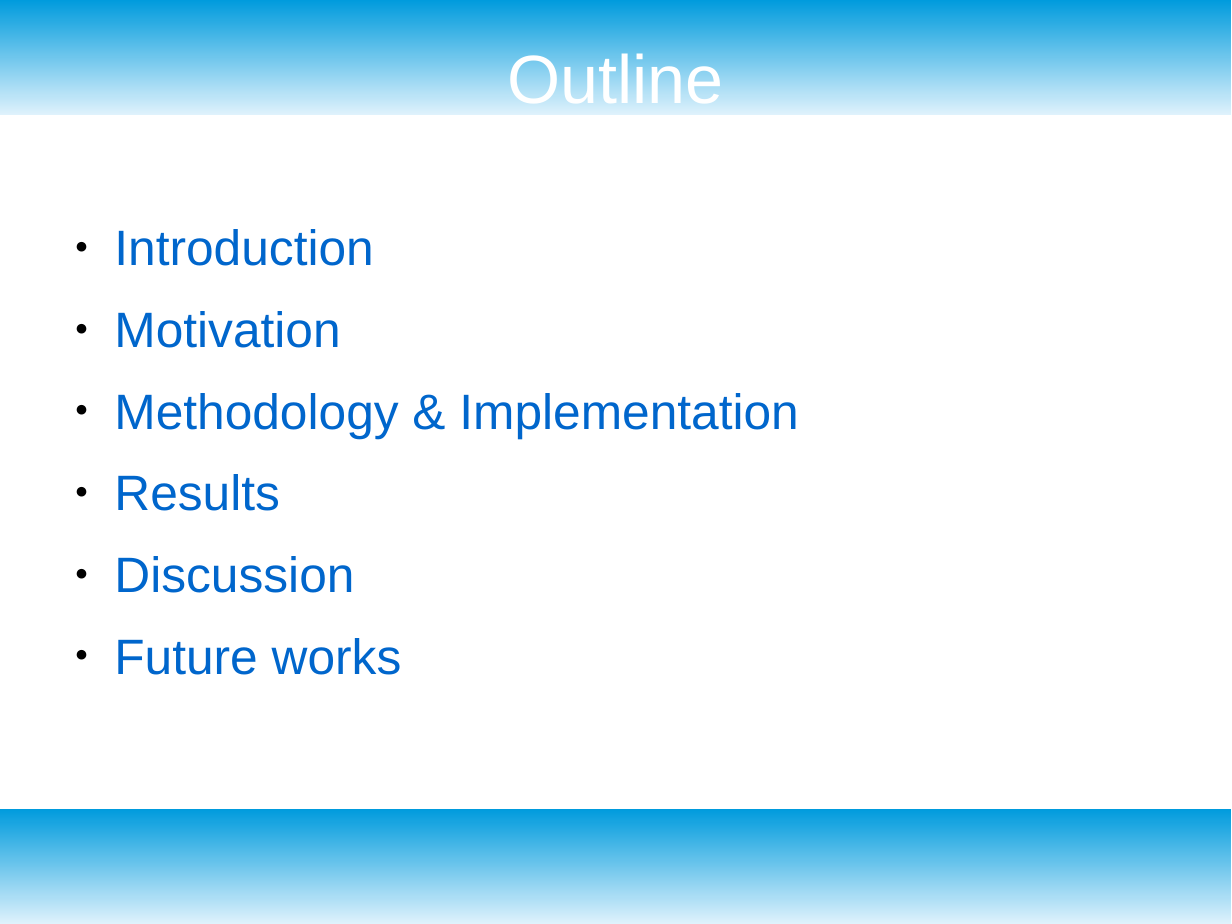
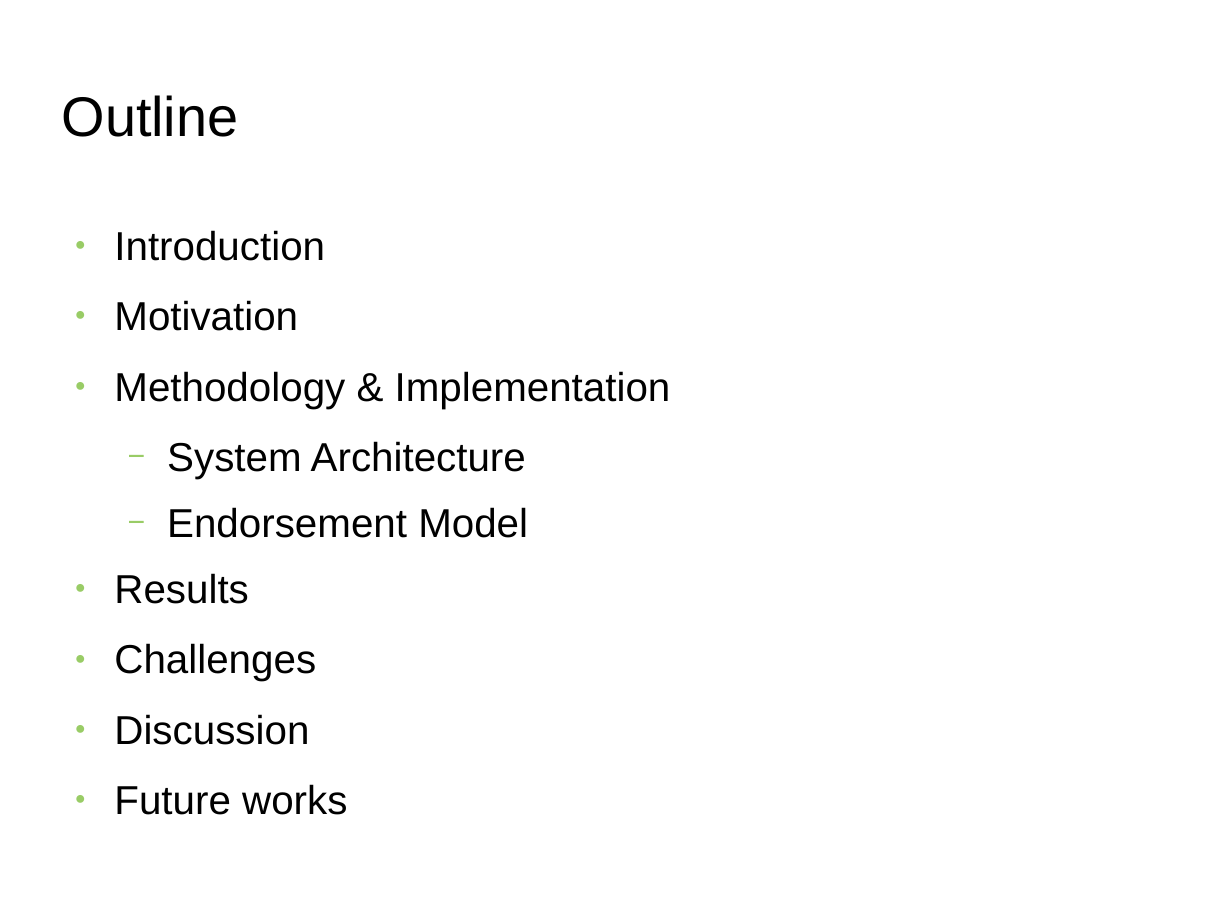
Before and after one commit to s2-t2/blockchain_reputation_system, a slide deck: slide 2 of documents/Presentation/Presentation.odp. Drawn at 1232x924 pixels with LibreOffice and Linux fonts; fonts in the diff are those of the drawing; background and template pictures are left out. Boxes give left, top, right and bottom in pixels: in the first picture for what was removed or moved away, otherwise in the second. Text is boxed around its words. In the diff, an @@ line names an element or a change of style, - is before the commit and + after.

Commit message:
presentation

```diff
--- a/documents/Presentation/Presentation.odp
+++ b/documents/Presentation/Presentation.odp
@@ rectangle removed at (0,0,1232,115) @@
@@ title "Outline": place and size @@
-title "Outline" at (508,48,724,104)
+title "Outline" at (62,95,239,137)
@@ title "Outline" at (62,95,239,137): size 44 to 36 pt, text colour #FFFFFF to #000000; alignment centre to left @@
@@ text at (114,230,671,815): size 32 to 26 pt, text colour #0066CC to #000000 in "Introduction", "Motivation", "Methodology & Implementation", "Results" and 2 more places; bullet colour #000000 to #99CC66 @@
@@ text at (167,441,528,538): paragraphs added @@
+  − System Architecture
+  − Endorsement Model
@@ text at (114,643,316,681): paragraph added @@
+● Challenges
@@ rectangle removed at (0,809,1232,924) @@
```
Also in this commit, not shown: 8 other slides changed, 1 slide added, 3 slides removed, 12 other files.
